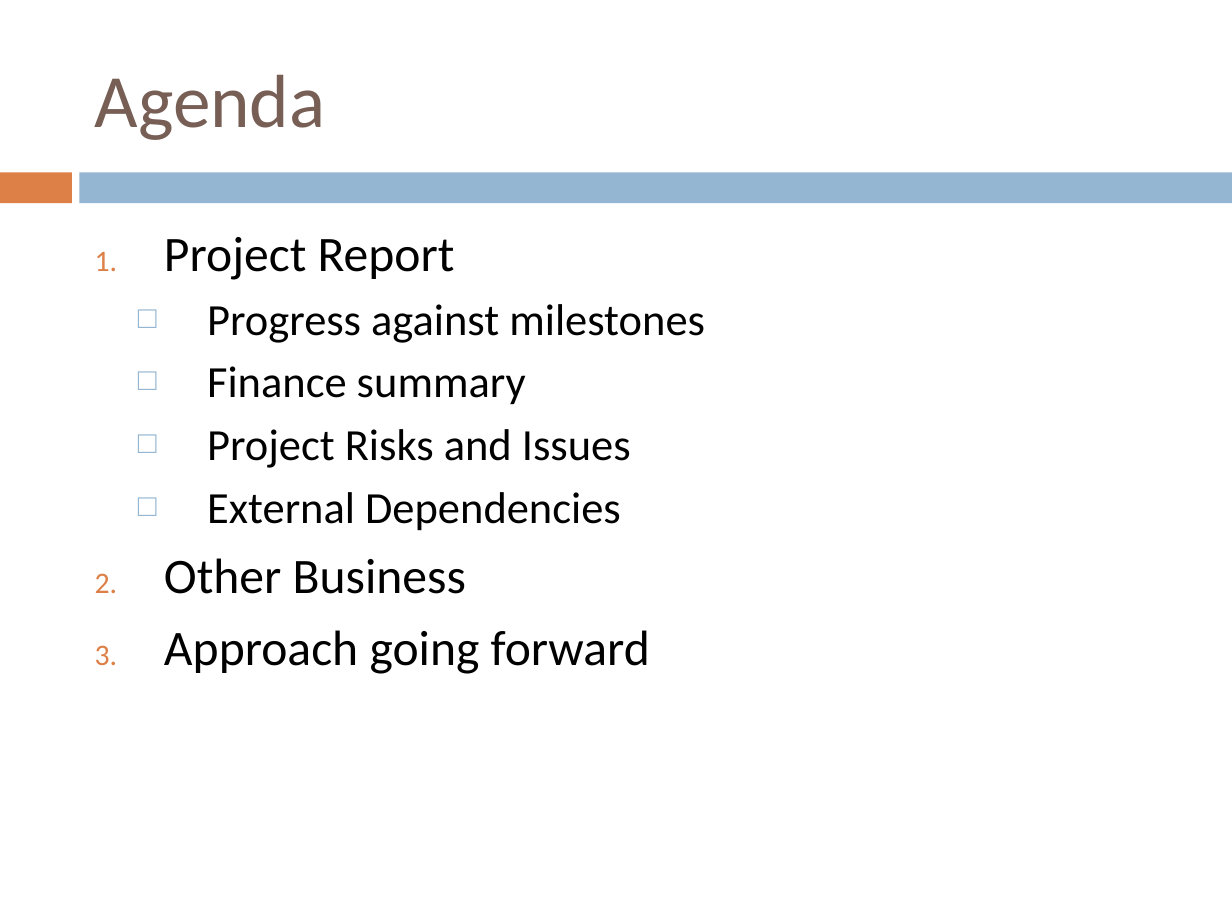
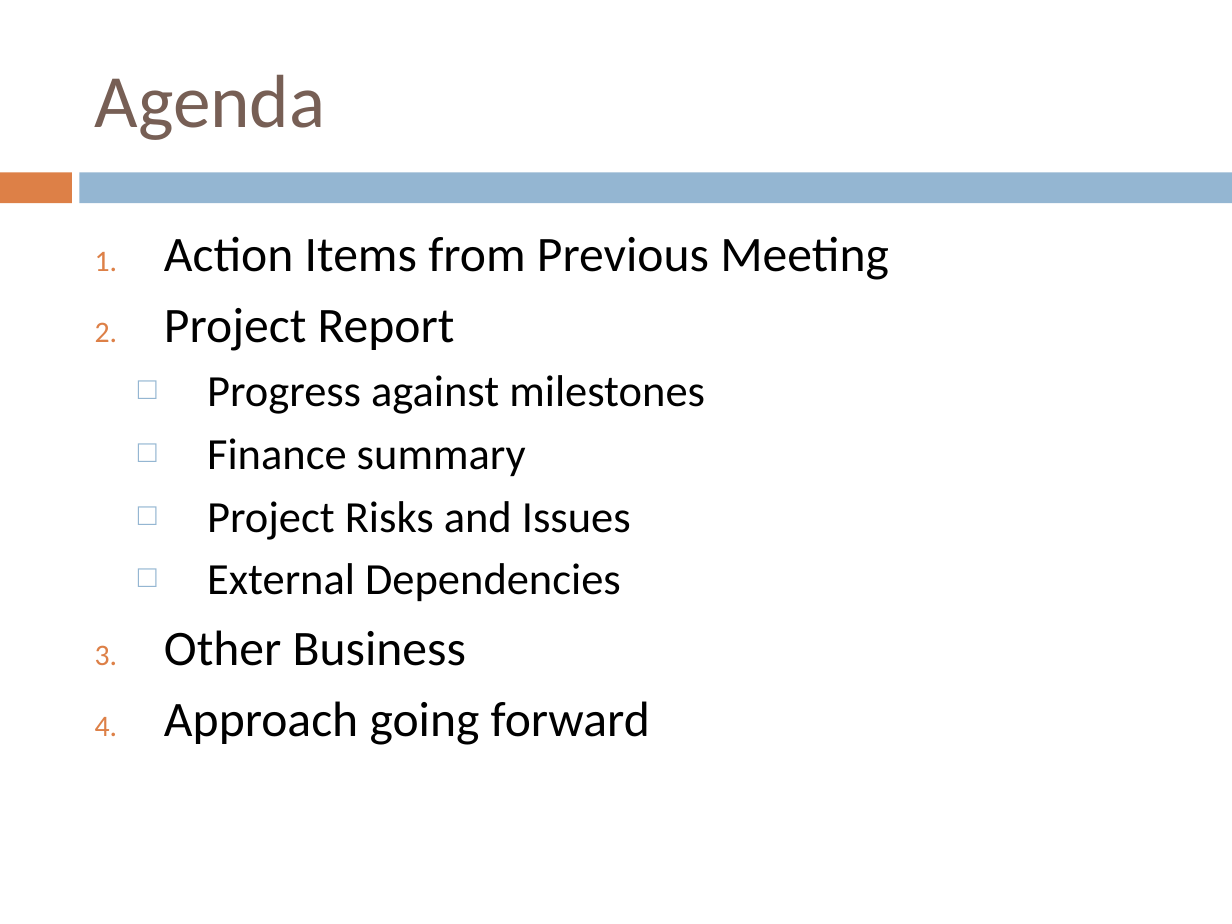
Before and after one commit to tranaweera/ark-informatics, a slide deck: slide 2 of ARK/trunk/usefulTools/TestFilesAndDocuments/steering committee/NeCTAR/Steering Committee Meetings/Steering Committee Meeting March_2013.pptx. Drawn at 1232x924 pixels with LibreOffice and Linux fonts; fonts in the diff are those of the drawing. Boxes give left, top, right and bottom in pixels: in the first picture for what was removed or moved away, otherwise in the second. Text is boxed around its words. In the diff, an @@ line names an element or a change of style, - is before the commit and + after.

Commit message:
updated docs

```diff
--- a/ARK/trunk/usefulTools/TestFilesAndDocuments/steering committee/NeCTAR/Steering Committee Meetings/Steering Committee Meeting March_2013.pptx
+++ b/ARK/trunk/usefulTools/TestFilesAndDocuments/steering committee/NeCTAR/Steering Committee Meetings/Steering Committee Meeting March_2013.pptx
@@ text at (x1=164, y1=236, x2=889, y2=280): paragraph added @@
+1. Action Items from Previous Meeting
```
